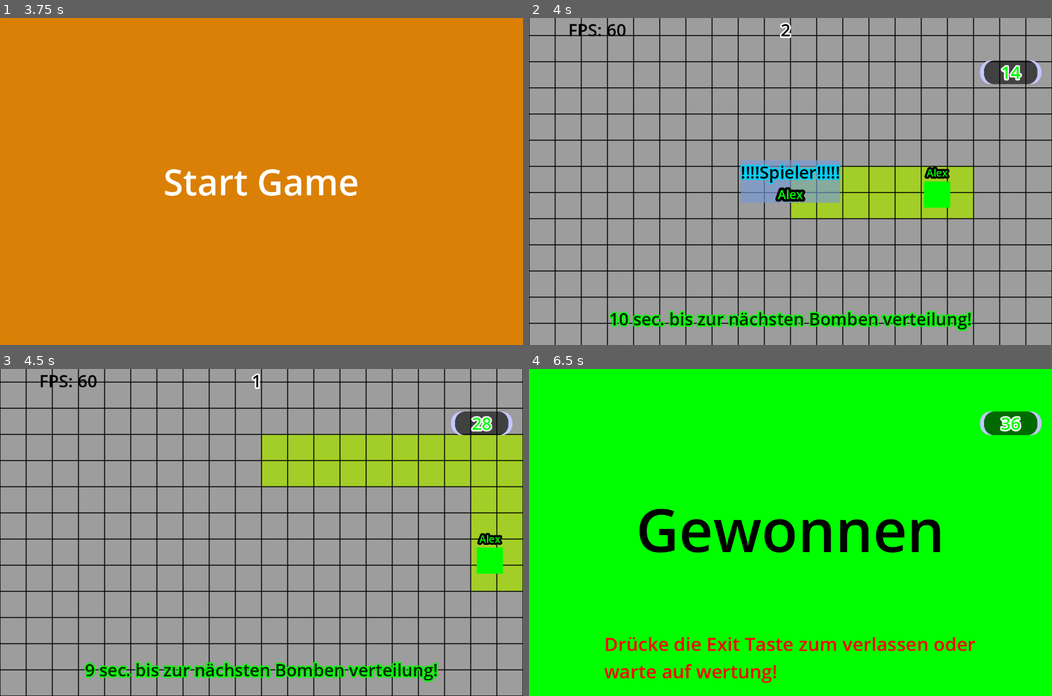
Above: before the commit, frames 1-4 (two rows, left to right).
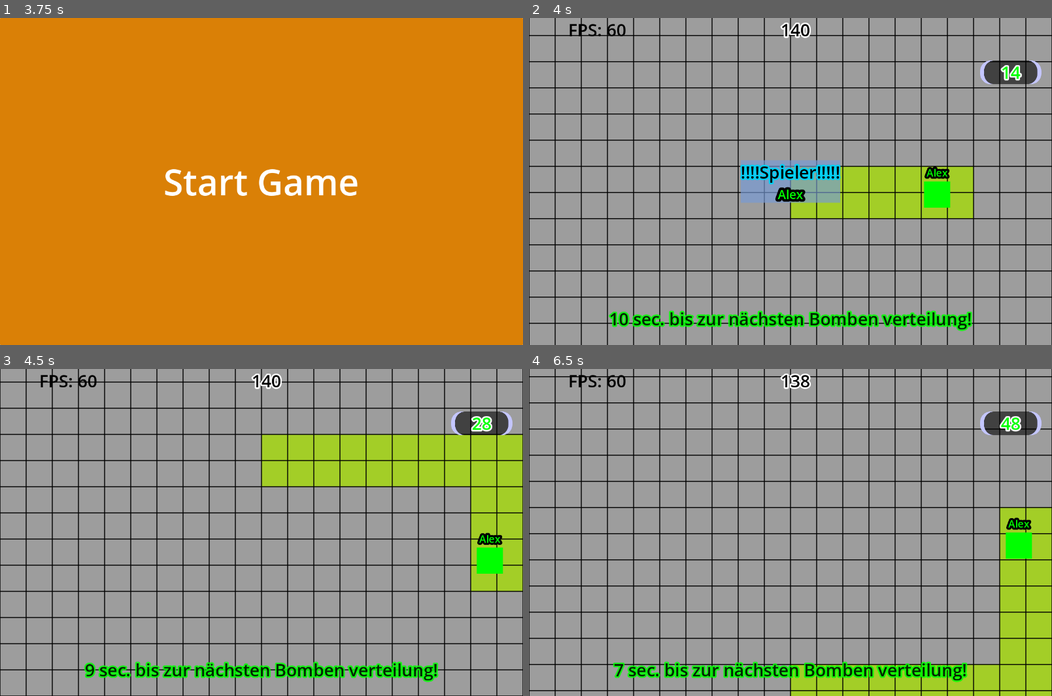
Above: after the commit, the same moments.

Repository: NIK-98/Paint_The_Ground
Game: Godot game, scene res://sceens/level.tscn
Same seed, same stepped clock (60 frames per second), same inputs: the game is played once before the commit and once after it. This scene is started directly instead of the project's main scene.
Inputs (mouse positions are in pixels of both pictures, inside the frame that each line leads up to):
- Up to frame 1 (3.75 s): click (261, 34) at 0.52 s; type "Alex" at 0.6 s; click "Start Game" at 1.25 s; click "Start Game" at 2 s; click "Bestätiegen" at 2.75 s; tap Enter at 3.5 s; move the mouse to (376, 165) at 3.52 s; hold D (right) from 3.53 s (still down); hold Tab (Info) from 3.53 s (still down); click (376, 165) at 3.67 s
- Up to frame 2 (4 s): keep holding D (right); keep holding Tab (Info)
- Up to frame 3 (4.5 s): move the mouse to (156, 548) at 4.27 s; release D (right) at 4.28 s; release Tab (Info) at 4.28 s; hold S (down) from 4.28 s (still down); tap Tab (Info) at 4.35 s
- Up to frame 4 (6.5 s): move the mouse to (842, 460) at 5.02 s; release S (down) at 5.03 s; hold D (right) 5.03-5.78 s; hold Tab (Info) 5.03-5.78 s; tap Space at 5.75 s; move the mouse to (764, 597) at 5.77 s; hold W (up) from 5.78 s (still down); tap Tab (Info) at 5.85 s; click (764, 597) at 5.92 s

Frame 1 is identical in both runs. In frame 2, 0.2% of the frame differs, in the area x 48-54%, y 1-7%; in frame 3, 0.1%; in frame 4, 99%, in the area x 0-100%, y 0-100%.
Error in both runs: Attempt to call function 'get_node' in base 'null instance' on a null instance. (res://scripts/level.gd:177)

Commit message:
bomben werden jetzt auch auf dc server richtig entfernt

Diff:
--- a/sceens/level.tscn
+++ b/sceens/level.tscn
@@ -344,7 +344,7 @@
 [node name="Scoreboard" parent="." instance=ExtResource("17_4co2s")]
 
 [node name="Timer" type="Timer" parent="." groups=["timer"]]
-wait_time = 2.0
+wait_time = 140.513
 
 [node name="Timerende" type="Timer" parent="."]
 wait_time = 3.0
--- a/scripts/bombe.gd
+++ b/scripts/bombe.gd
@@ -6,11 +6,6 @@
 const  bomb_radius = 4
 var clean = false
 var cleaners_count = 0
-
-
-func _ready():
-	if OS.has_feature("dedicated_server"):
-		return
 
 
 func _process(_delta):
@@ -29,8 +24,9 @@
 
 
 func clean_boom():
+	if clean and OS.has_feature("dedicated_server"):
+		if cleaners_count == len(multiplayer.get_peers()):
+			queue_free()
 	if clean and is_multiplayer_authority():
 		if not OS.has_feature("dedicated_server") and cleaners_count-1 == len(multiplayer.get_peers()):
 			queue_free()
-		if OS.has_feature("dedicated_server") and cleaners_count == len(multiplayer.get_peers()):
-			queue_free()
